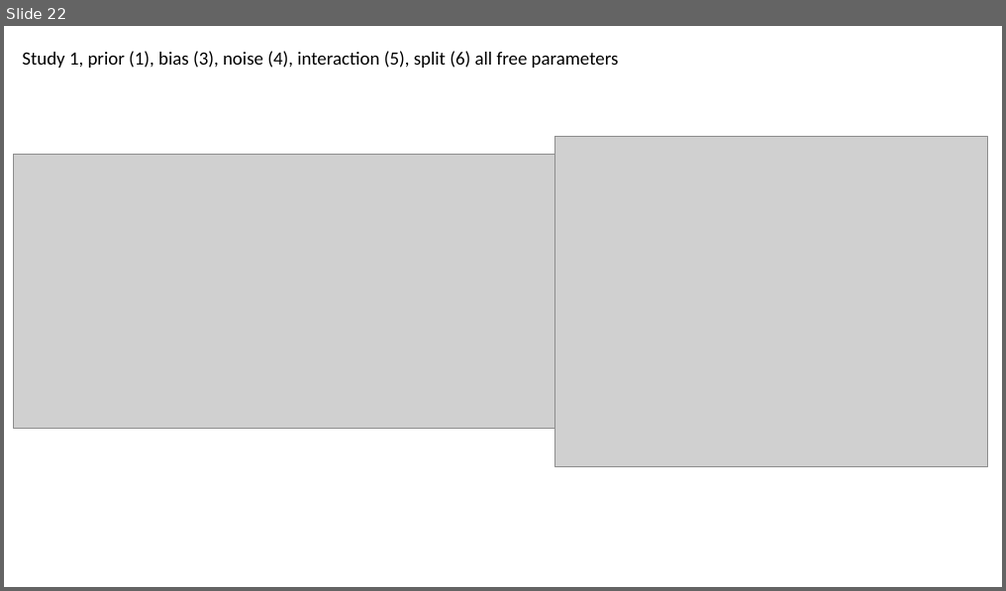
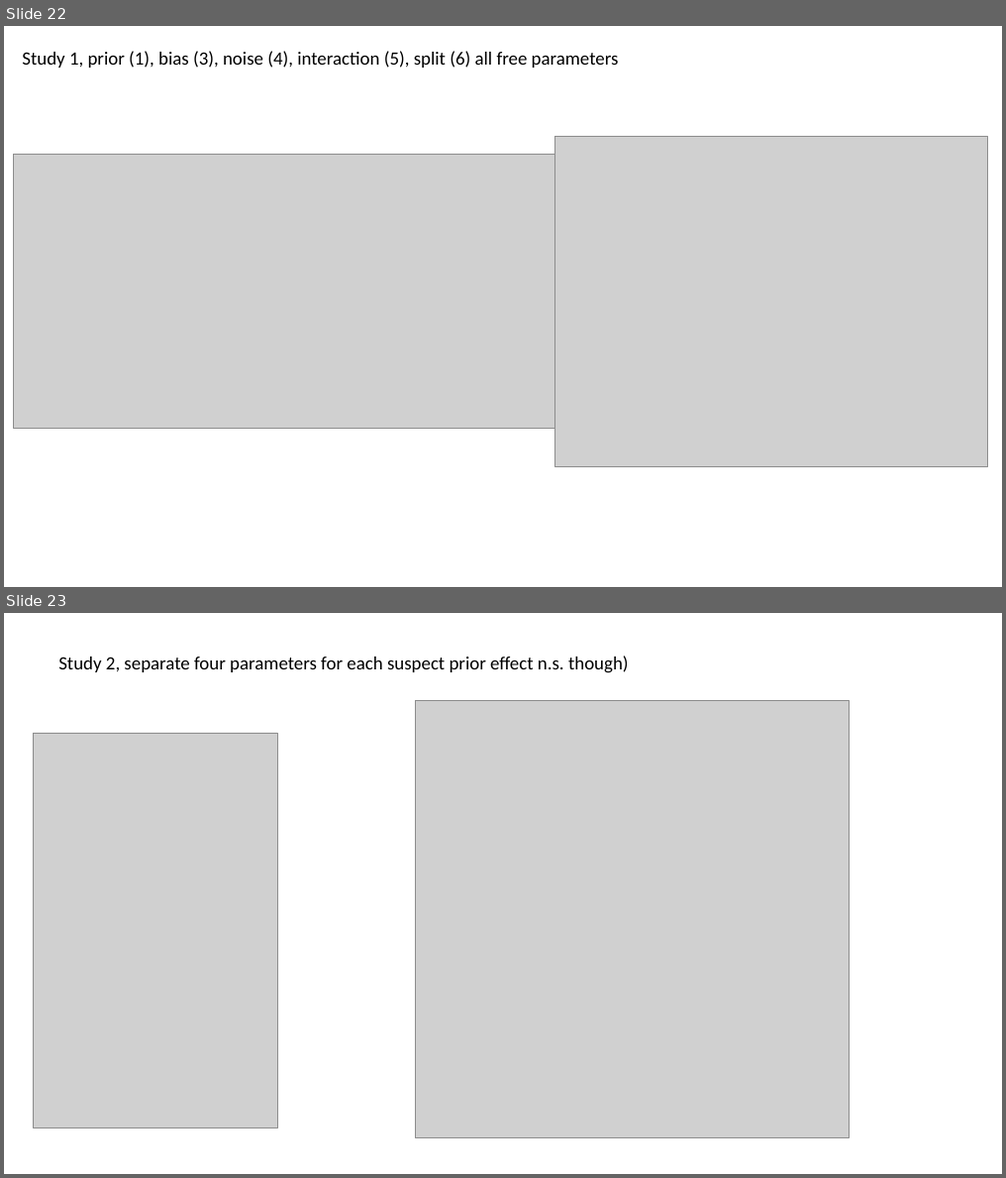
Before and after one commit to nicholasfurl/Forensic-beads-paper-1, a slide deck: forensic_beads_some_slides/forensic_beads.pptx. Shown one above the other, each under a label of ours: slide 22 before the commit, slides 22 and 23 after it. The pictures are 1006x591 and 1006x1178 pixels, drawn with LibreOffice and Linux fonts; fonts in the diff are those of the drawing; grey boxes stand for pictures. Boxes give left, top, right and bottom in pixels: in the first picture for what was removed or moved away, otherwise in the second. Text is boxed around its words. In the diff, an @@ line names an element or a change of style, - is before the commit and + after.

```diff
--- a/forensic_beads_some_slides/forensic_beads.pptx
+++ b/forensic_beads_some_slides/forensic_beads.pptx
@@ slide 23 added at [4,613,1002,1174], background #FFFFFF @@
@@ text added at [58,656,629,673], 18 pt, text #000000 @@
+Study 2, separate four parameters for each suspect prior effect n.s. though)
@@ picture added at [416,700,848,1139] @@
@@ picture added at [33,733,277,1128] @@
```
Also in this commit, not shown: 1 other slide added, 4 slides removed, 5 other files.
